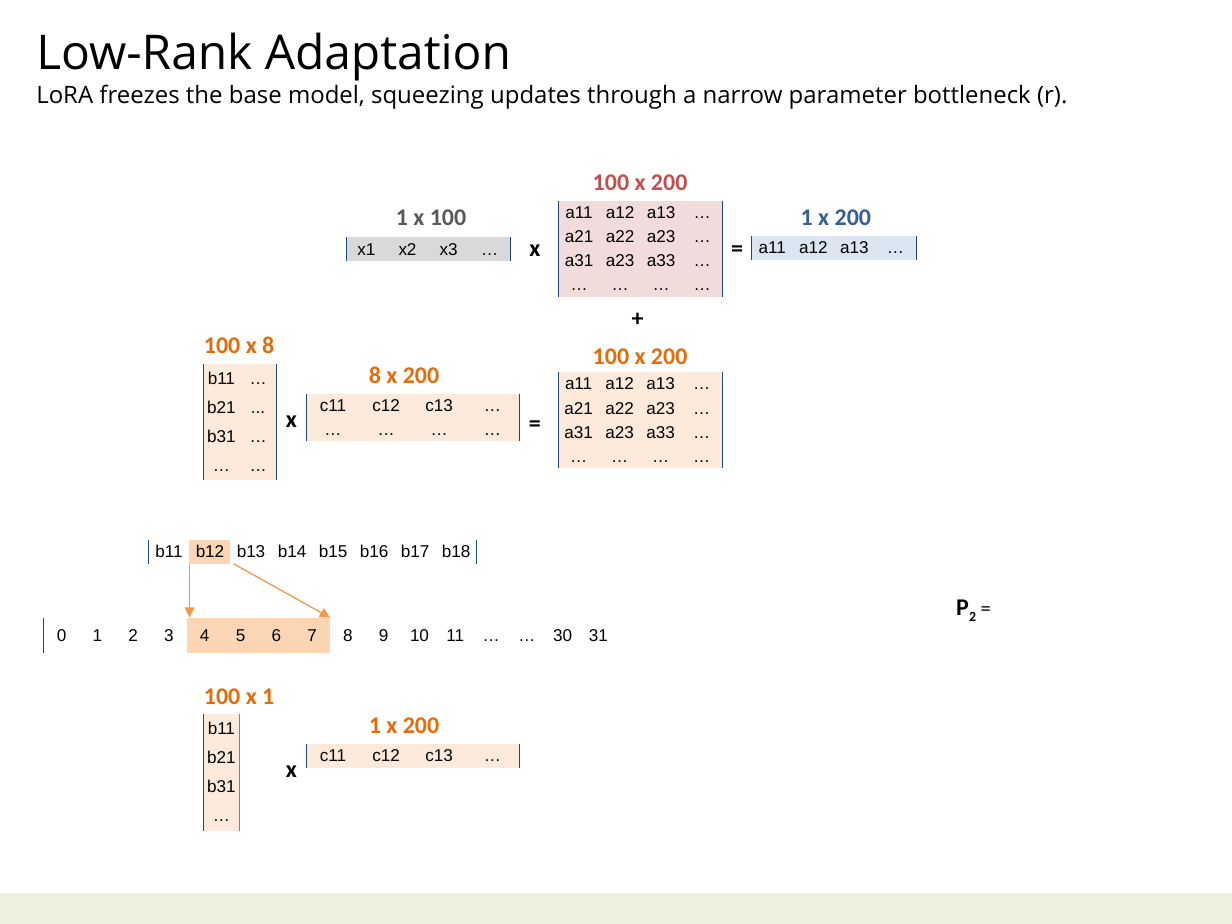
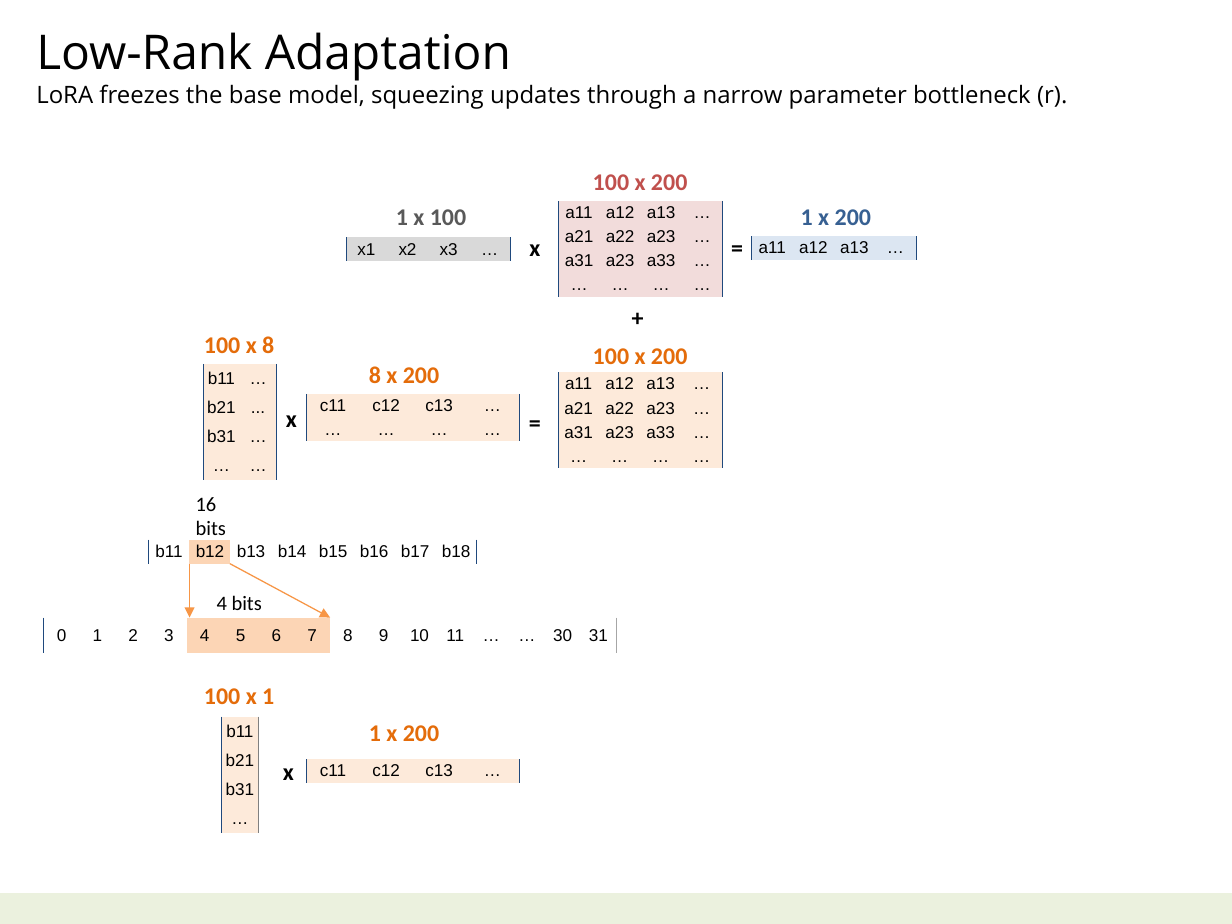
Before and after one commit to navibator/crazy-ai, a slide deck: slide 11 of ai-gemma.pptx. Drawn at 1232x924 pixels with LibreOffice and Linux fonts; fonts in the diff are those of the drawing. Boxes give left, top, right and bottom in pixels: in the first picture for what was removed or moved away, otherwise in the second. Text is boxed around its words. In the diff, an @@ line names an element or a change of style, - is before the commit and + after.

```diff
--- a/ai-gemma.pptx
+++ b/ai-gemma.pptx
@@ text added at bbox=[196, 497, 226, 541], 12 pt, text #000000 @@
+16
+bits
@@ arrow moved from (234, 564) - (330, 617) to (230, 564) - (330, 617) @@
@@ text added at bbox=[217, 595, 262, 610], 12 pt, text #000000 @@
+4 bits
@@ text removed at bbox=[945, 573, 1002, 644] @@
-P2 =
@@ table at bbox=[43, 617, 615, 653] @@
@@ borders changed @@
@@ table: place and size @@
-table at bbox=[203, 715, 240, 830]
+table at bbox=[222, 717, 259, 833]
@@ text "1 x 200": place and size @@
-text "1 x 200" at bbox=[369, 717, 439, 733]
+text "1 x 200" at bbox=[369, 725, 439, 741]
@@ table: place and size @@
-table at bbox=[307, 744, 519, 768]
+table at bbox=[307, 759, 519, 782]
```
Also in this commit, not shown: 1 other slide changed, 1 other file.
